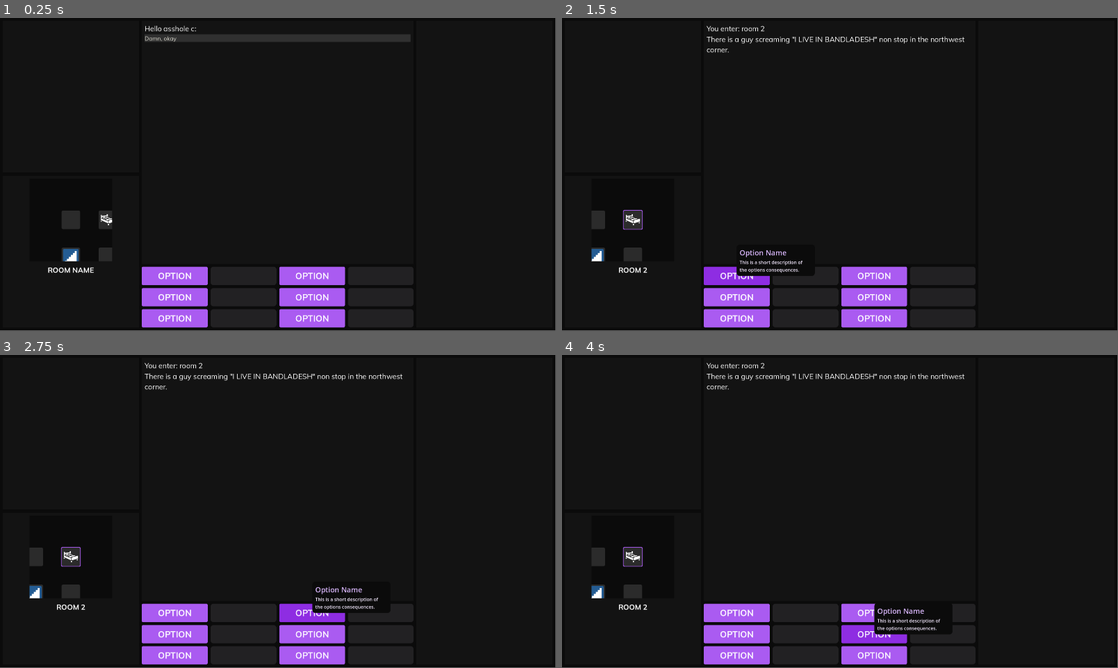
Above: before the commit, frames 1-4 (two rows, left to right).
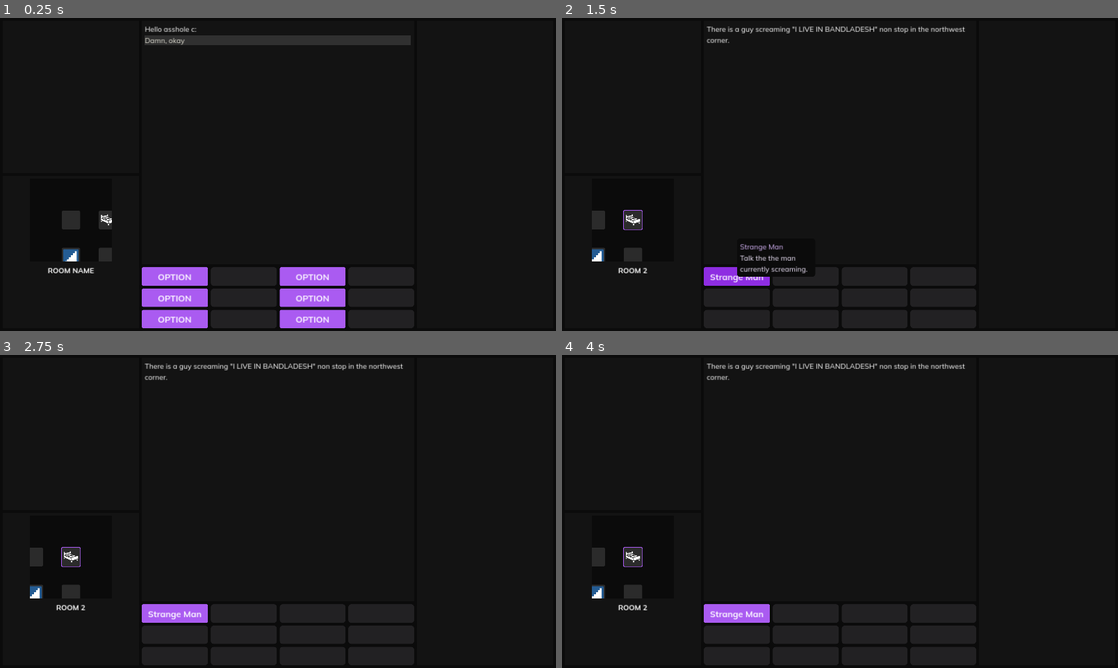
Above: after the commit, the same moments.

Repository: dubtcs/textbased
Game: Godot game, scene res://ui/ui.tscn
Two runs of this game, one before a commit and one after it. Both use one fixed random seed, a clock stepped at 60 frames per second and the inputs below.
Inputs (mouse positions are in pixels of both pictures, inside the frame that each line leads up to):
- Up to frame 1 (0.25 s): no input
- Up to frame 2 (1.5 s): tap Enter at 0.5 s; move the mouse to (962, 158) at 0.52 s; hold D (moveEast) 0.53-1.25 s; click "OPTION" (after the commit: "Strange Man") at 1.25 s
- Up to frame 3 (2.75 s): click (311, 611) at 2 s, where only the run before the commit has a clickable "OPTION"
- Up to frame 4 (4 s): click (734, 633) at 2.75 s, where only the run before the commit has a clickable "OPTION"; click (873, 633) at 3.5 s, where only the run before the commit has a clickable "OPTION"
In our replay, the window is 799x449 before the commit and 800x450 after it. These sizes can differ from the game's own. Grey fills any space a smaller window leaves; there, only what the larger window draws over its background counts as a difference.

The runs differ from the first frame. In frame 1, 1.9% of the frame differs, in the area x 8-74%, y 2-100%; in frame 2, 5.3%, in the area x 5-73%, y 2-99%; in frame 3, 4.8%; in frame 4, 4.5%.

Commit message:
Room options, resolution scaling

Diff:
--- a/project.godot
+++ b/project.godot
@@ -23,10 +23,17 @@
 
 window/size/viewport_width=1920
 window/size/viewport_height=1080
+window/stretch/mode="canvas_items"
+window/stretch/aspect="expand"
 
 [dotnet]
 
 project/assembly_name="TextBased"
+
+[gui]
+
+theme/custom="res://ui/ptheme/ptheme.tres"
+theme/custom_font="res://ui/font/Mulish-Regular.ttf"
 
 [input]
 
--- /dev/null
+++ b/ui/font/default_font.tres
@@ -0,0 +1,9 @@
+[gd_resource type="FontFile" format=3 uid="uid://oa54kmwrhwsv"]
+
+[resource]
+cache/0/16/0/ascent = 0.0
+cache/0/16/0/descent = 0.0
+cache/0/16/0/underline_position = 0.0
+cache/0/16/0/underline_thickness = 0.0
+cache/0/16/0/scale = 1.0
+cache/0/16/0/kerning_overrides/16/0 = Vector2(0, 0)
--- a/ui/gameplay/GameResponse.tscn
+++ b/ui/gameplay/GameResponse.tscn
@@ -7,7 +7,6 @@
 anchor_right = 1.0
 offset_bottom = 23.0
 grow_horizontal = 2
-theme_override_font_sizes/font_size = 25
 text = "This is a game response."
 autowrap_mode = 2
 script = ExtResource("1_4kjhe")
--- a/ui/gameplay/OptionButton.gd
+++ b/ui/gameplay/OptionButton.gd
@@ -1,17 +1,4 @@
 extends Button
+class_name GameOptionButton;
 
-@export var _userInputEventName: String = "";
-
-#@onready var _hotkey: Button = $"Hotkey";
-
-# Called when the node enters the scene tree for the first time.
-func _ready():
-	#if(not _userInputEventName.is_empty()):
-		#var ev: InputEventAction = InputEventAction.new();
-		#ev.action = _userInputEventName;
-		#_hotkey.shortcut.events.push_back(ev);
-	return;
-
-# Called every frame. 'delta' is the elapsed time since the previous frame.
-func _process(delta):
-	pass
+var rawOptionIndex: int = 0;
--- a/ui/gameplay/OptionButton.tscn
+++ b/ui/gameplay/OptionButton.tscn
@@ -15,6 +15,7 @@
 theme = ExtResource("1_xk2rf")
 theme_override_font_sizes/font_size = 30
 text = "OPTION"
+clip_text = true
 script = ExtResource("2_mhhqr")
 
 [node name="Hotkey" type="Button" parent="."]
--- a/ui/gameplay/PlayerText.tscn
+++ b/ui/gameplay/PlayerText.tscn
@@ -12,7 +12,6 @@
 grow_horizontal = 2
 size_flags_horizontal = 3
 theme_override_colors/font_color = Color(0.866667, 0.858824, 0.815686, 1)
-theme_override_font_sizes/font_size = 20
 theme_override_styles/normal = SubResource("StyleBoxFlat_t1mqy")
 text = "This is a player response.This is a player response.This is a player response.This is a player response.This is …(488 unchanged characters)…
 autowrap_mode = 2
--- a/ui/gameplay/option_hint.gd
+++ b/ui/gameplay/option_hint.gd
@@ -1,4 +1,12 @@
 extends CanvasLayer
+class_name GameOptionHint;
+
+@onready var _title: Label = $"Control/PanelContainer/MarginContainer/VBoxContainer/Title";
+@onready var _desc: Label = $"Control/PanelContainer/MarginContainer/VBoxContainer/Desc";
+
+func SetOption(option: GameRoomOption) -> void:
+	_title.text = option.name;
+	_desc.text = option.description;
 
 func _process(_dt: float) -> void:
 	offset = get_viewport().get_mouse_position();
--- a/ui/gameplay_options.gd
+++ b/ui/gameplay_options.gd
@@ -10,31 +10,37 @@
 
 const BUTTON_AMOUNT: int = 12;
 
-func AddButton(index: int, desc: String) -> bool:
-	var b: Button = get_child(index);
+func AddButton(option: GameRoomOption, optionIndex: int) -> bool:
+	var b: GameOptionButton = _container.get_child(option.buttonIndex);
 	if(b):
-		b.text = desc;
+		b.text = option.name;
 		b.disabled = false;
+		b.rawOptionIndex = optionIndex;
 	return false;
 
 func RemoveButton(index: int) -> void:
-	var b: Button = get_child(index);
+	var b: GameOptionButton = _container.get_child(index);
 	if(b):
 		b.disabled = true;
 
-func _onMouseEnterButton(but: Button) -> void:
+func ClearButtons() -> void:
+	for b in _container.get_children():
+		if(b is GameOptionButton):
+			b.disabled = true;
+
+func _onMouseEnterButton(but: GameOptionButton) -> void:
 	if(not but.disabled):
 		button_entered.emit(but);
 	return;
 
-func _onMouseExitButton(but: Button) -> void:
+func _onMouseExitButton(but: GameOptionButton) -> void:
 	if(not but.disabled):
 		button_exited.emit(but);
 	return;
 
 func _ready() -> void:
 	for i in range(BUTTON_AMOUNT):
-		var inst: Button = _buttonScene.instantiate();
+		var inst: GameOptionButton = _buttonScene.instantiate();
 		inst.disabled = (i % 2);
 		inst.mouse_entered.connect(_onMouseEnterButton.bind(inst));
 		inst.mouse_exited.connect(_onMouseExitButton.bind(inst));
--- a/ui/ptheme/ptheme.tres
+++ b/ui/ptheme/ptheme.tres
@@ -18,6 +18,7 @@
 
 [resource]
 default_font = ExtResource("1_2k7i5")
+default_font_size = 25
 /colors/050 = Color(0.980392, 0.960784, 1, 1)
 /colors/100 = Color(0.952941, 0.913725, 0.996078, 1)
 /colors/200 = Color(0.913725, 0.839216, 0.996078, 1)
--- a/ui/ui.gd
+++ b/ui/ui.gd
@@ -10,6 +10,7 @@
 @onready var _gameLogic: GameLogicController = $"GameControl";
 @onready var _uiRoomName: Label = $"Panel/MarginContainer/HBoxContainer/Left/GameInfo/VBoxContainer/Panel/VBoxContainer/RoomTitle";
 @onready var _uiHistoryContainer: VBoxContainer = $"Panel/MarginContainer/HBoxContainer/Middle/History/MarginContainer/ScrollContainer/HistoryContainer";
+@onready var _uiOptionContainer: GameOptionGrid = $"Panel/MarginContainer/HBoxContainer/Middle/Panel/GameOptionGrid";
 @onready var _moveTimer: Timer = $"MoveTimer";
 @onready var _optionHint: CanvasLayer = $"OptionHint";
 
@@ -46,6 +47,15 @@
 	_areaControl.GetCurrentArea().MoveTo(0,0);
 	return;
 
+func FillRoomOptions() -> void:
+	_uiOptionContainer.ClearButtons();
+	var room: GameRoom = _areaControl.GetCurrentArea().GetCurrentRoom();
+	var index: int = 0;
+	for option: GameRoomOption in room.GetOptions():
+		_uiOptionContainer.AddButton(option, index);
+		index += 1;
+	return;
+
 func _input(event: InputEvent) -> void:
 	var didMove: bool = false;
 	if(not _moveTimer.time_left):
@@ -59,17 +69,19 @@
 			didMove = _areaControl.AttemptMove(Enums.MoveDirection.west);
 		if(didMove):
 			_moveTimer.start(MOVE_TIME_SEC);
+			_uiRoomName.text = _areaControl.GetCurrentArea().GetCurrentRoom().GetName();
+			_onGameOptionExited(null); # what the fuck
 			ClearResponseHistory(); # This might be stupid
-			_uiRoomName.text = _areaControl.GetCurrentArea().GetCurrentRoom().GetName();
-			PushGameResponse("You enter: " + _areaControl.GetCurrentArea().GetCurrentRoom().GetName());
 			PushGameResponse(_areaControl.GetCurrentArea().GetCurrentRoom().GetDescription());
+			FillRoomOptions();
 	return;
 
 
-func _onGameOptionHovered(_button: Button) -> void:
+func _onGameOptionHovered(_button: GameOptionButton) -> void:
 	_optionHint.set_process(true);
 	_optionHint.visible = true;
+	_optionHint.SetOption(_areaControl.GetCurrentArea().GetCurrentRoom().GetOptions()[_button.rawOptionIndex]);
 
-func _onGameOptionExited(_button: Button) -> void:
+func _onGameOptionExited(_button: GameOptionButton) -> void:
 	_optionHint.visible = false;
 	_optionHint.set_process(false);
--- a/ui/ui.tscn
+++ b/ui/ui.tscn
@@ -121,7 +121,6 @@
 layout_mode = 2
 size_flags_vertical = 1
 theme_override_fonts/font = ExtResource("6_cgwi5")
-theme_override_font_sizes/font_size = 25
 text = "ROOM NAME"
 horizontal_alignment = 1
 uppercase = true
--- a/world/areas/GameArea.gd
+++ b/world/areas/GameArea.gd
@@ -86,7 +86,6 @@
 				else:
 					# not used to prevent one way overwrite
 					if(not _map.are_points_connected(id, id2, false)):
-						print("Shit")
 						_map.connect_points(id, id2);
 
 func _ProcessRooms() -> void:
--- a/world/areas/GameRoom.gd
+++ b/world/areas/GameRoom.gd
@@ -7,6 +7,8 @@
 @export_multiline var _roomDescription: String = "";
 @export var _roomIcon: Enums.RoomIcon = Enums.RoomIcon.empty 	: set = _SetRoomIcon;
 @export var _roomColor: Enums.RoomColor = Enums.RoomColor.none 	: set = _SetRoomColor;
+
+@export var _roomOptions: Array[GameRoomOption] = [];
 
 @export var _exitNorth: RoomExit = null;
 @export var _exitEast: RoomExit = null;
@@ -20,6 +22,9 @@
 
 func GetName() -> String:
 	return _roomName;
+
+func GetOptions() -> Array[GameRoomOption]:
+	return _roomOptions;
 
 func SetAsActive() -> void:
 	_highlight.visible = true;
@@ -39,11 +44,11 @@
 # might still want to use bridges, as they allow for keyed entrances and whatnot?
 
 const gColorEnumMap: Dictionary = {
-	Enums.RoomColor.none 	: preload("res://world/resources/roomcolors/GameRoomColor.tres") 		as StyleBoxFlat,
-	Enums.RoomColor.red 	: preload("res://world/resources/roomcolors/GameRoomColorRed.tres") 	as StyleBoxFlat,
-	Enums.RoomColor.blue 	: preload("res://world/resources/roomcolors/GameRoomColorBlue.tres") 	as StyleBoxFlat,
-	Enums.RoomColor.yellow 	: preload("res://world/resources/roomcolors/GameRoomColorYellow.tres") 	as StyleBoxFlat,
-	Enums.RoomColor.green 	: preload("res://world/resources/roomcolors/GameRoomColorGreen.tres") 	as StyleBoxFlat,
+	Enums.RoomColor.none 	: preload("res://world/resources/rooms/roomcolors/GameRoomColor.tres") 		as StyleBoxFlat,
+	Enums.RoomColor.red 	: preload("res://world/resources/rooms/roomcolors/GameRoomColorRed.tres") 	as StyleBoxFlat,
+	Enums.RoomColor.blue 	: preload("res://world/resources/rooms/roomcolors/GameRoomColorBlue.tres") 	as StyleBoxFlat,
+	Enums.RoomColor.yellow 	: preload("res://world/resources/rooms/roomcolors/GameRoomColorYellow.tres")as StyleBoxFlat,
+	Enums.RoomColor.green 	: preload("res://world/resources/rooms/roomcolors/GameRoomColorGreen.tres") as StyleBoxFlat,
 };
 const gIconEnumMap: Dictionary = {
 	Enums.RoomIcon.bed 		: preload("res://images/bed.png"),
--- a/world/areas/GameRoom.tscn
+++ b/world/areas/GameRoom.tscn
@@ -2,7 +2,7 @@
 
 [ext_resource type="Script" path="res://world/areas/GameRoom.gd" id="1_rsrlg"]
 [ext_resource type="StyleBox" uid="uid://heeuauuj41ki" path="res://ui/ptheme/stylebox/500.tres" id="2_lotc1"]
-[ext_resource type="StyleBox" uid="uid://bulp181oswg7c" path="res://world/resources/roomcolors/GameRoomColor.tres" id="3_awauv"]
+[ext_resource type="StyleBox" uid="uid://bulp181oswg7c" path="res://world/resources/rooms/roomcolors/GameRoomColor.tres" id="3_awauv"]
 
 [sub_resource type="StyleBoxFlat" id="StyleBoxFlat_x87yv"]
 bg_color = Color(0.168627, 0.168627, 0.168627, 1)
--- a/world/areas/GameRoomLarge.tscn
+++ b/world/areas/GameRoomLarge.tscn
@@ -1,7 +1,7 @@
 [gd_scene load_steps=3 format=3 uid="uid://oag20evon74k"]
 
 [ext_resource type="Script" path="res://world/areas/GameRoom.gd" id="1_ttbna"]
-[ext_resource type="StyleBox" uid="uid://bulp181oswg7c" path="res://world/resources/roomcolors/GameRoomColor.tres" id="2_cbtaw"]
+[ext_resource type="StyleBox" uid="uid://bulp181oswg7c" path="res://world/resources/rooms/roomcolors/GameRoomColor.tres" id="2_cbtaw"]
 
 [node name="GameRoomLarge" type="Node2D"]
 script = ExtResource("1_ttbna")
--- a/world/areas/_use/test_room.tscn
+++ b/world/areas/_use/test_room.tscn
@@ -1,14 +1,29 @@
-[gd_scene load_steps=4 format=3 uid="uid://f2estcs07jan"]
+[gd_scene load_steps=7 format=3 uid="uid://f2estcs07jan"]
 
 [ext_resource type="PackedScene" uid="uid://cgcjyf4ixt74n" path="res://world/areas/game_area.tscn" id="1_7htw7"]
 [ext_resource type="PackedScene" uid="uid://dnmjg2onrur4u" path="res://world/areas/GameRoom.tscn" id="2_4v8nm"]
-[ext_resource type="Resource" uid="uid://jmf410cd84j" path="res://world/resources/roomexit/Closed.tres" id="3_taa55"]
+[ext_resource type="Resource" uid="uid://jmf410cd84j" path="res://world/resources/rooms/roomexit/Closed.tres" id="3_taa55"]
+[ext_resource type="Script" path="res://world/resources/rooms/game_room_option.gd" id="4_jh13b"]
+
+[sub_resource type="Resource" id="Resource_gaixa"]
+script = ExtResource("4_jh13b")
+name = "Staircase"
+description = "Go downstairs to the main hallway."
+buttonIndex = 0
+callback = ""
+
+[sub_resource type="Resource" id="Resource_k67wq"]
+script = ExtResource("4_jh13b")
+name = "Strange Man"
+description = "Talk the the man currently screaming."
+buttonIndex = 0
+callback = ""
 
 [node name="GameArea" instance=ExtResource("1_7htw7")]
 
 [node name="GameRoom" parent="." index="0" instance=ExtResource("2_4v8nm")]
 _roomName = "room 1"
-_roomDescription = "Center room!"
+_roomDescription = "This is your bedroom."
 
 [node name="GameRoom3" parent="." index="1" instance=ExtResource("2_4v8nm")]
 position = Vector2(0, 128)
@@ -16,6 +31,7 @@
 _roomDescription = "bottom left, locked north"
 _roomIcon = 3
 _roomColor = 2
+_roomOptions = Array[ExtResource("4_jh13b")]([SubResource("Resource_gaixa")])
 _exitNorth = ExtResource("3_taa55")
 
 [node name="GameRoom4" parent="." index="2" instance=ExtResource("2_4v8nm")]
@@ -28,3 +44,4 @@
 _roomName = "room 2"
 _roomDescription = "There is a guy screaming \"I LIVE IN BANDLADESH\" non stop in the northwest corner."
 _roomIcon = 1
+_roomOptions = Array[ExtResource("4_jh13b")]([SubResource("Resource_k67wq")])
--- /dev/null
+++ b/world/resources/rooms/game_room_option.gd
@@ -0,0 +1,7 @@
+extends Resource;
+class_name GameRoomOption;
+
+@export var name: String = "";
+@export var description: String = "";
+@export var buttonIndex: int = 0;
+@export var callback: String = "";
Renamed: world/resources/roomcolors/GameRoomColor.tres -> world/resources/rooms/roomcolors/GameRoomColor.tres
Renamed: world/resources/roomcolors/GameRoomColorBlue.tres -> world/resources/rooms/roomcolors/GameRoomColorBlue.tres
Renamed: world/resources/roomcolors/GameRoomColorGreen.tres -> world/resources/rooms/roomcolors/GameRoomColorGreen.tres
Renamed: world/resources/roomcolors/GameRoomColorRed.tres -> world/resources/rooms/roomcolors/GameRoomColorRed.tres
Renamed: world/resources/roomcolors/GameRoomColorYellow.tres -> world/resources/rooms/roomcolors/GameRoomColorYellow.tres
Renamed: world/resources/roomexit/Closed.tres -> world/resources/rooms/roomexit/Closed.tres
Renamed: world/resources/roomexit/Open.tres -> world/resources/rooms/roomexit/Open.tres
